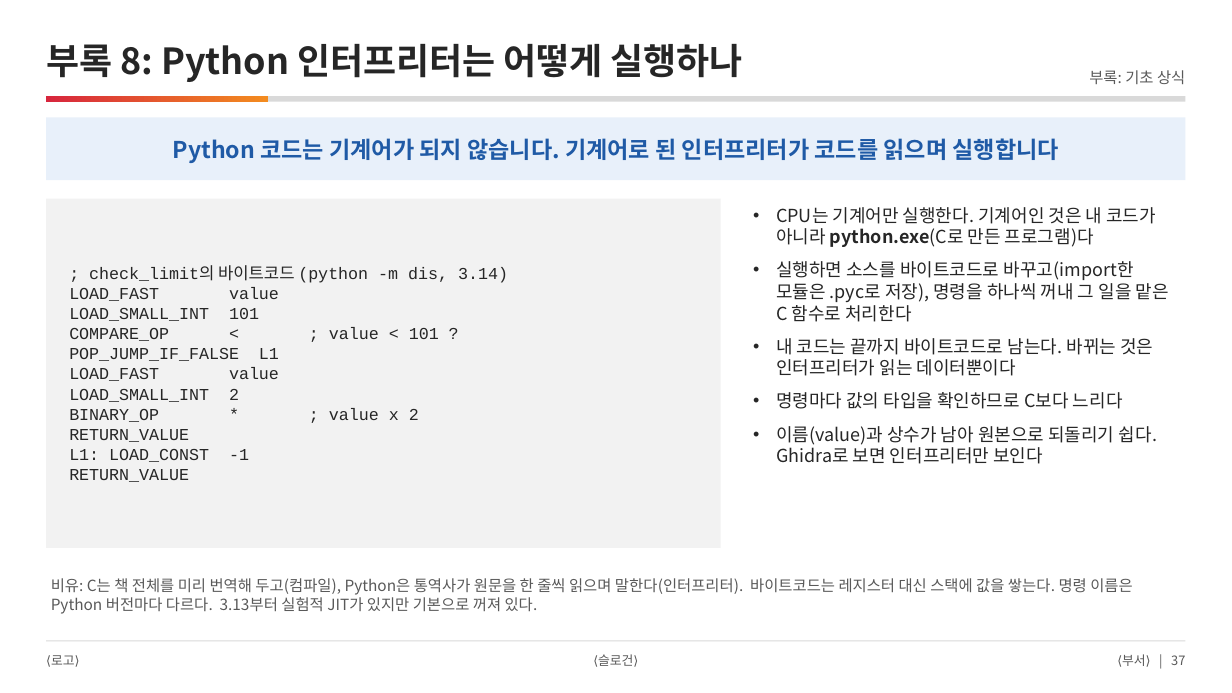
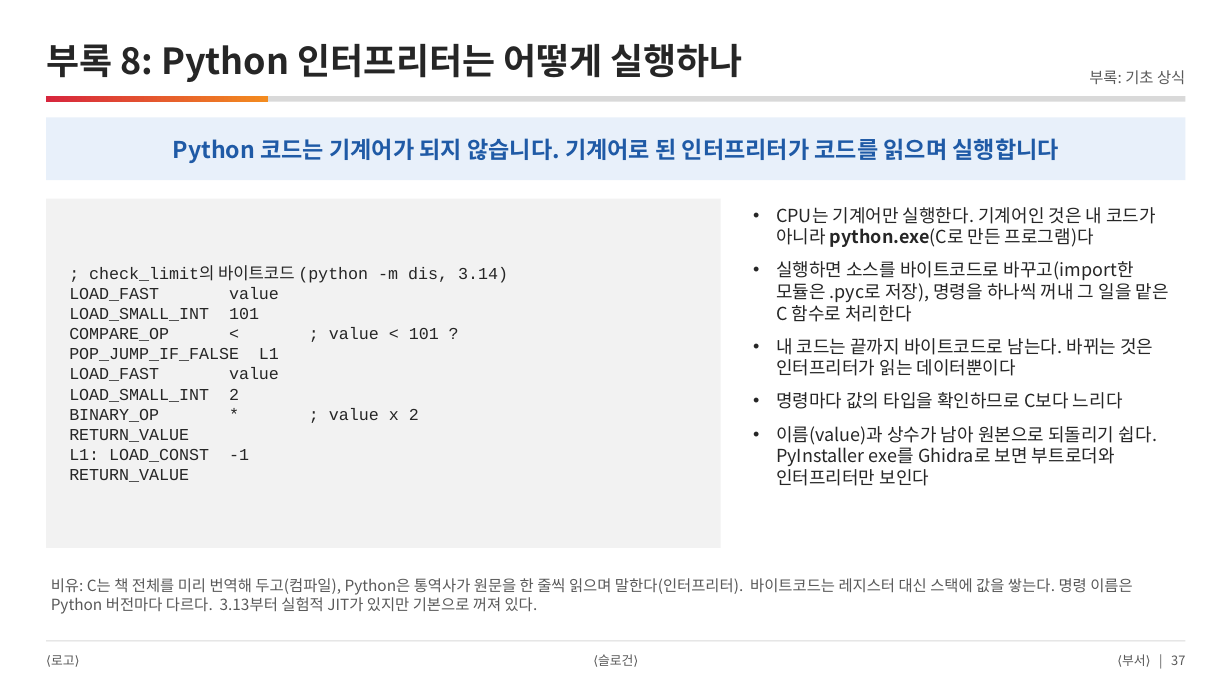
Before and after one commit to DarrenKoi/pm_notes, a slide deck: slide 37 of reverse_engineering/re-rea-team-intro.pptx. Drawn at 1232x693 pixels with LibreOffice and Linux fonts; fonts in the diff are those of the drawing. Boxes give left, top, right and bottom in pixels: in the first picture for what was removed or moved away, otherwise in the second. Text is boxed around its words. In the diff, an @@ line names an element or a change of style, - is before the commit and + after.

```diff
--- a/reverse_engineering/re-rea-team-intro.pptx
+++ b/reverse_engineering/re-rea-team-intro.pptx
@@ text at [776,426,1158,486]: text changed @@
-• 이름(value)과 상수가 남아 원본으로 되돌리기 쉽다. Ghidra로 보면 인터프리터만 보인다
+• 이름(value)과 상수가 남아 원본으로 되돌리기 쉽다. PyInstaller exe를 Ghidra로 보면 부트로더와 인터프리터만 보인다
```
Also in this commit, not shown: 4 other files.
